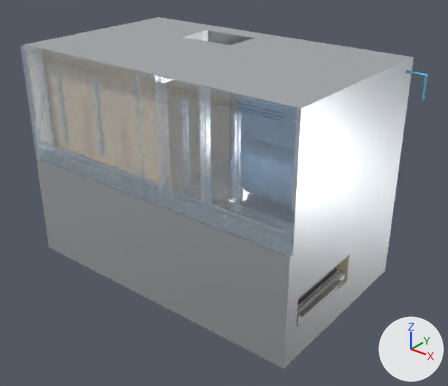
The glTF model otonom/hat3d/modul_D.glb, before and after one commit.
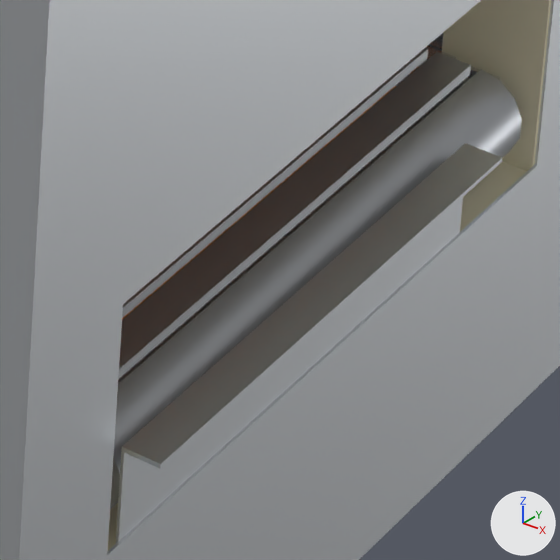
Each version appears first whole from a camera (50 mm lens) standing at (5.01, -1.73, 2.49) and looking at (3.33, 0.38, 1.19), and next in a close-up on the part from 63% to 78% of the width and 68% to 85% of the height. The axes (+X, +Y, +Z) are drawn at lower right. The lights are the same throughout. The last two pictures show the newer version. Vertices at exactly the same position are counted once.

Objects in the first close-up: 'F_CIKIS_PLAKA__sac', 'F_TP10_GOVDE__sac', 'F_TP10_GOVDE__yalitim', 'F_TP10_KONVEYOR__celik__RULO_TP_CIKIS', 'F_TP10_KONVEYOR__tel_bant', 'F_TP10_KONVEYOR__tel_bant__RULO_TP_CIKIS' and 3 more.
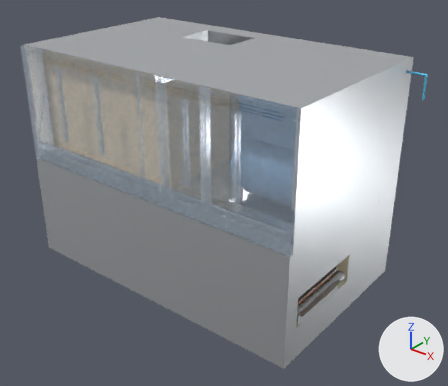
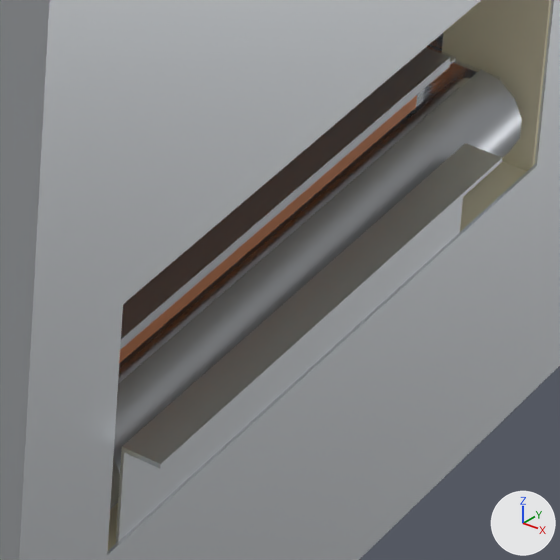
Location of each change, (x1, y1, x2, y2) in pixels of the close-ups (560 x 560 px):
```json
{"object": "F_TP10_KONVEYOR__tel_bant", "change": "reshaped", "before": [118, 48, 471, 379], "after": [119, 48, 450, 369]}
{"part": 1, "of": "me_f_tp10_konveyor__tel_bant", "change": "rebuilt", "before": [122, 48, 428, 318], "on screen": "not visible afterwards"}
{"part": 2, "of": "me_f_tp10_konveyor__tel_bant", "change": "rebuilt", "before": [118, 52, 471, 379], "after": [120, 48, 450, 350], "on screen": "6% narrower, 8% shorter"}
{"part": 3, "of": "me_f_tp10_konveyor__tel_bant", "change": "added", "after": [119, 117, 409, 369]}
{"object": "F_TP10_KONVEYOR__celik__RULO_TP_CIKIS", "change": "unchanged, uncovered by the edit", "before": [118, 78, 470, 384], "after": [118, 78, 470, 384]}
{"object": "F_TP10_GOVDE__ir", "change": "unchanged, uncovered by the edit", "before": [122, 86, 396, 320], "after": [119, 95, 417, 363]}
```

Edits to the scene script, one JSON object a line:
```json
{"block": "me_f_tp10_konveyor__tel_bant", "where": "# used by ob_f_tp10_konveyor__tel_bant; location = (0.0, 0.0, 0.0)"}
{"op": "remove", "block": "me_f_tp10_konveyor__tel_bant", "code": "me_f_tp10_konveyor__tel_bant.from_pydata(...)  # 448 vertices, 672 faces; spans x 2.594..3.97, y 0.014..0.394, z 0.946..0.998"}
{"op": "add", "block": "me_f_tp10_konveyor__tel_bant", "code": "me_f_tp10_konveyor__tel_bant.from_pydata(...)  # 352 vertices, 528 faces; spans x 2.882..3.97, y 0.014..0.394, z 0.946..0.998"}
{"block": "me_f_tp10_konveyor__tel_bant", "change": "me_f_tp10_konveyor__tel_bant part 1: the loose piece of 8 vertices spanning x 3.919..3.939, y 0.014..0.394, z 0.992..0.998 is rebuilt with 8 vertices and now spans x 3.907..3.927, y 0.014..0.394, z 0.992..0.998"}
{"block": "me_f_tp10_konveyor__tel_bant", "change": "me_f_tp10_konveyor__tel_bant part 2: the loose piece of 8 vertices spanning x 3.944..3.964, y 0.014..0.394, z 0.992..0.998 is rebuilt with 8 vertices and now spans x 3.932..3.952, y 0.014..0.394, z 0.992..0.998"}
{"block": "me_f_tp10_konveyor__tel_bant", "change": "me_f_tp10_konveyor__tel_bant part 3: 4 vertices added at x 2.882, y 0.014..0.394, z 0.946..0.952"}
{"block": "me_f_tp10_konveyor__tel_bant", "change": "other edits to the shape of me_f_tp10_konveyor__tel_bant do not show in these pictures"}
```
